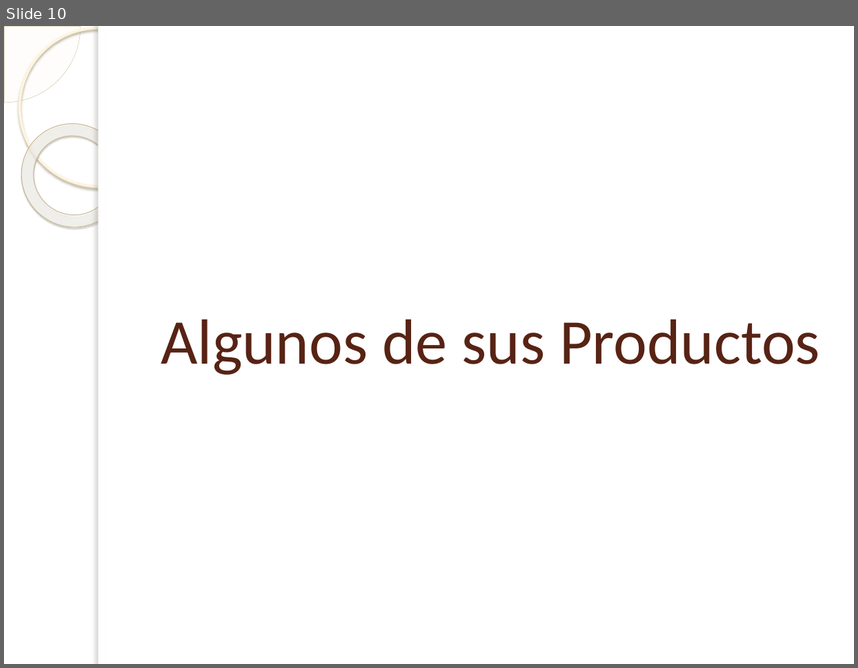
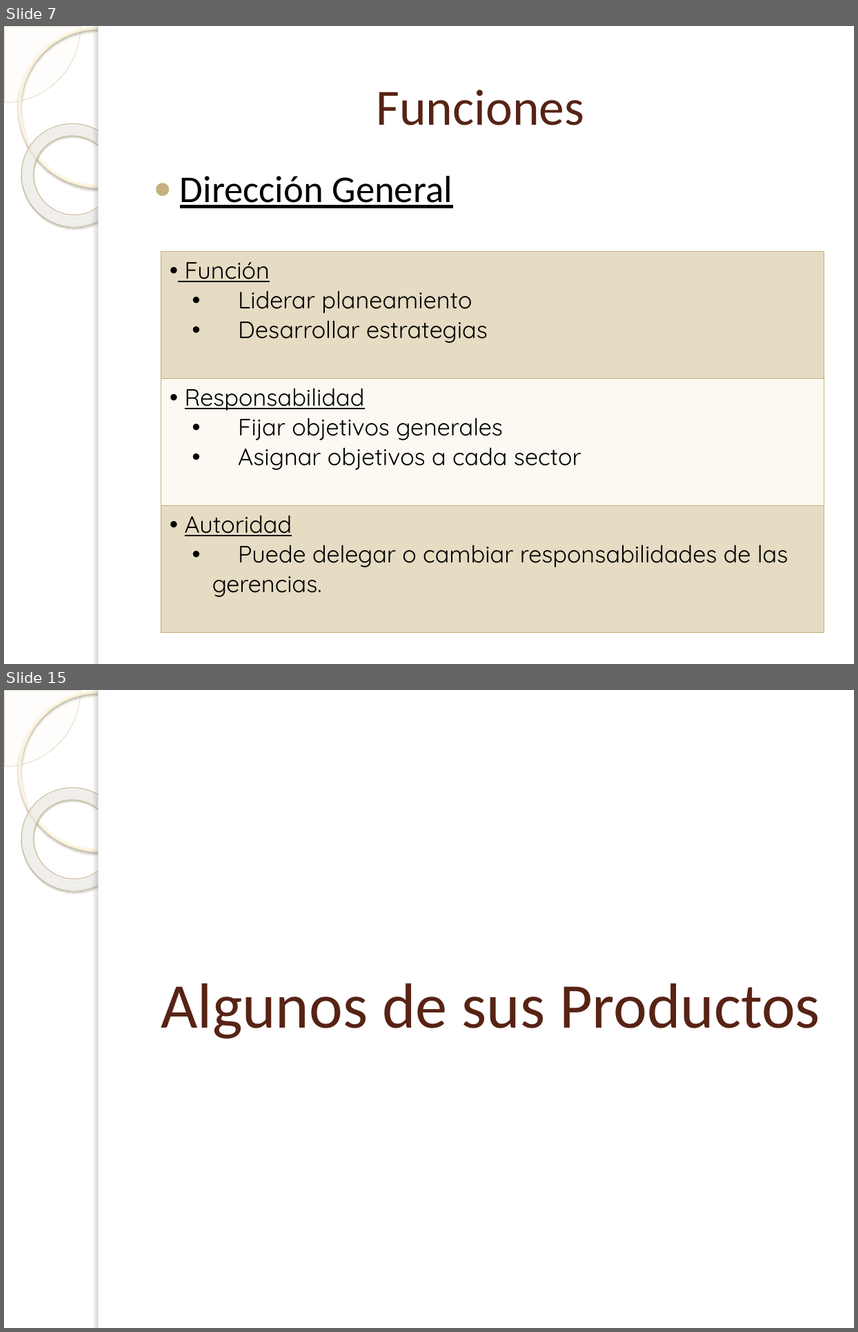
Before and after one commit to Bloodclot24/empresitas, a slide deck: Presentacion/Presentacion.pptx. Shown one above the other, each under a label of ours: slide 10 before the commit, slides 7 and 15 after it; the slides between them are not shown. The pictures are 858x668 and 858x1332 pixels, drawn with LibreOffice and Linux fonts; fonts in the diff are those of the drawing; background and template pictures are left out. Boxes give left, top, right and bottom in pixels: in the first picture for what was removed or moved away, otherwise in the second. Text is boxed around its words. In the diff, an @@ line names an element or a change of style, - is before the commit and + after.

```diff
--- a/Presentacion/Presentacion.pptx
+++ b/Presentacion/Presentacion.pptx
@@ slide 7 added at (4, 26, 854, 664), background picture (left out); not listed: 5 template elements that a slide beside it also shows @@
@@ title added at (376, 89, 584, 125), 43 pt, text #572314 @@
+Funciones
@@ text added at (180, 176, 452, 208), 32 pt, text #000000, underline @@
+● Dirección General
@@ table added at (161, 251, 824, 617), 3 rows, 1 columns @@
+Función / Liderar planeamiento / Desarrollar estrategias
+Responsabilidad / Fijar objetivos generales / Asignar objetivos a cada sector
+Autoridad / Puede delegar o cambiar responsabilidades de las gerencias.
@@ what was slide 10 is now slide 15 @@
```
Also in this commit, not shown: 7 slides changed, 5 other slides added, 1 slide removed, 15 other files.
